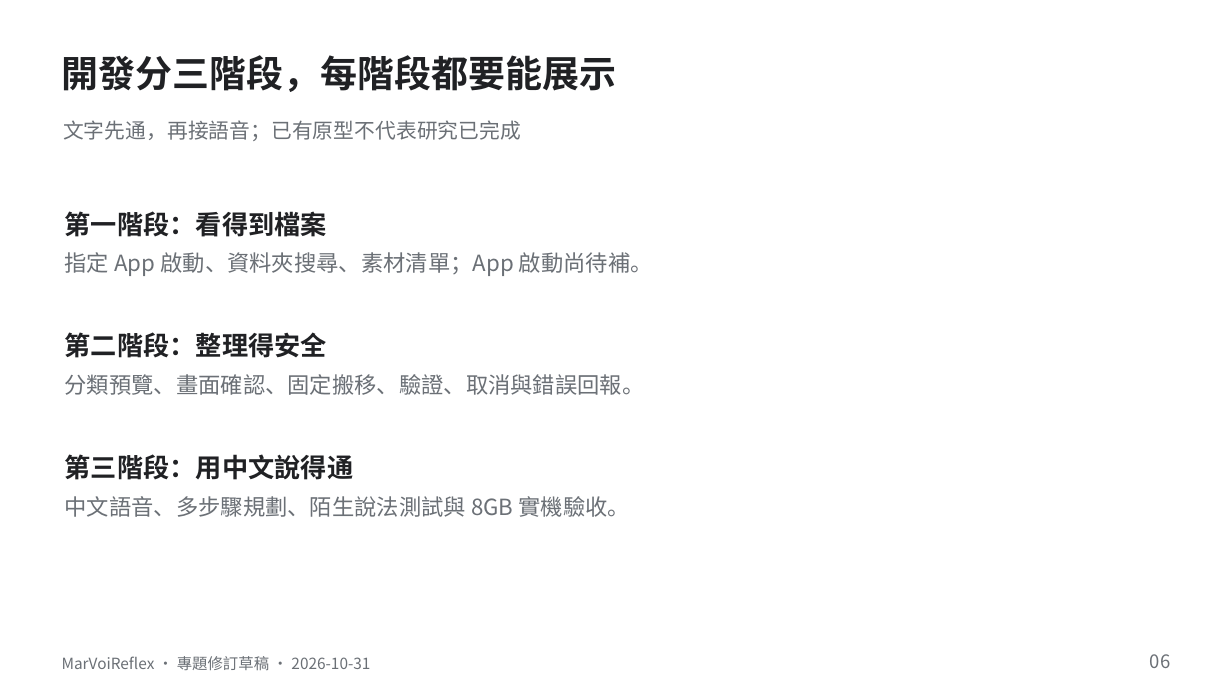
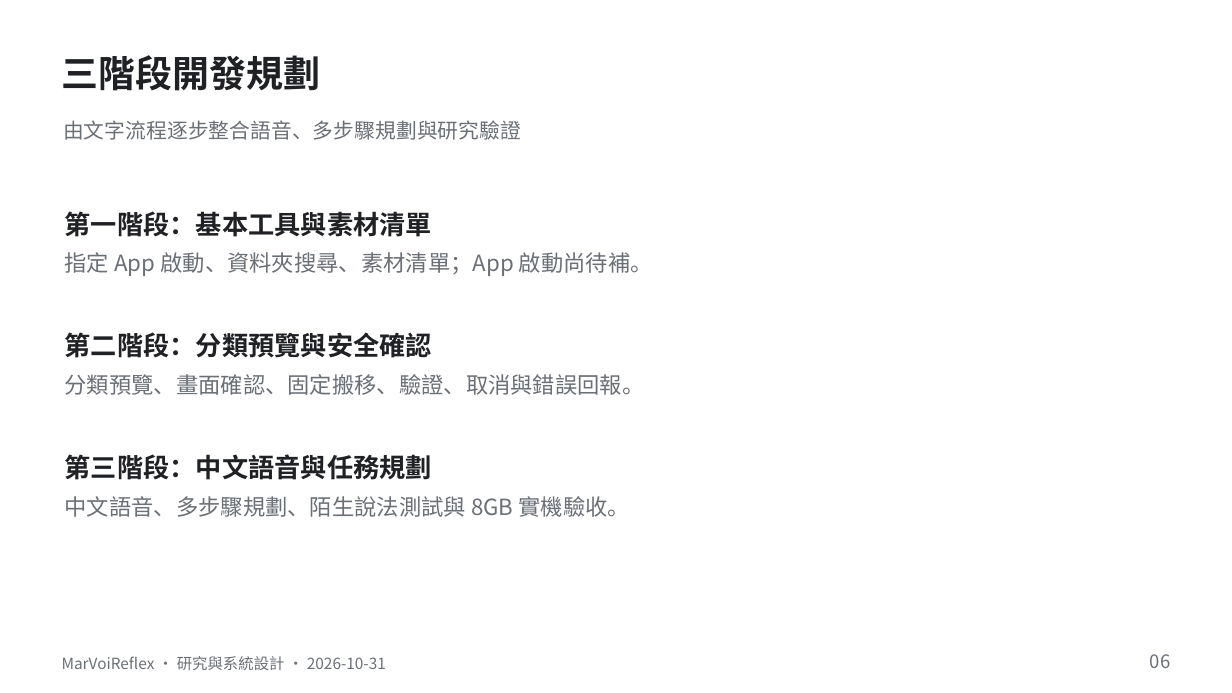
Before and after one commit to yo20ywork-max/MarVoiReflex, a slide deck: slide 6 of docs/presentation/MarVoiReflex-Revision-20261031.pptx. Drawn at 1232x693 pixels with LibreOffice and Linux fonts; fonts in the diff are those of the drawing. Boxes give left, top, right and bottom in pixels: in the first picture for what was removed or moved away, otherwise in the second. Text is boxed around its words. In the diff, an @@ line names an element or a change of style, - is before the commit and + after.

```diff
--- a/docs/presentation/MarVoiReflex-Revision-20261031.pptx
+++ b/docs/presentation/MarVoiReflex-Revision-20261031.pptx
@@ text at [62, 55, 321, 91]: text changed @@
-開發分三階段，每階段都要能展示
+三階段開發規劃
@@ text at [63, 120, 521, 140]: text changed @@
-文字先通，再接語音；已有原型不代表研究已完成
+由文字流程逐步整合語音、多步驟規劃與研究驗證
@@ text at [65, 211, 432, 237]: text changed @@
-第一階段：看得到檔案
+第一階段：基本工具與素材清單
@@ text at [65, 332, 432, 358]: text changed @@
-第二階段：整理得安全
+第二階段：分類預覽與安全確認
@@ text at [65, 454, 432, 480]: text changed @@
-第三階段：用中文說得通
+第三階段：中文語音與任務規劃
@@ text at [62, 656, 386, 670]: text changed @@
-MarVoiReflex · 專題修訂草稿 · 2026-10-31
+MarVoiReflex · 研究與系統設計 · 2026-10-31
```
Also in this commit, not shown: 23 other slides changed, 36 other files.
